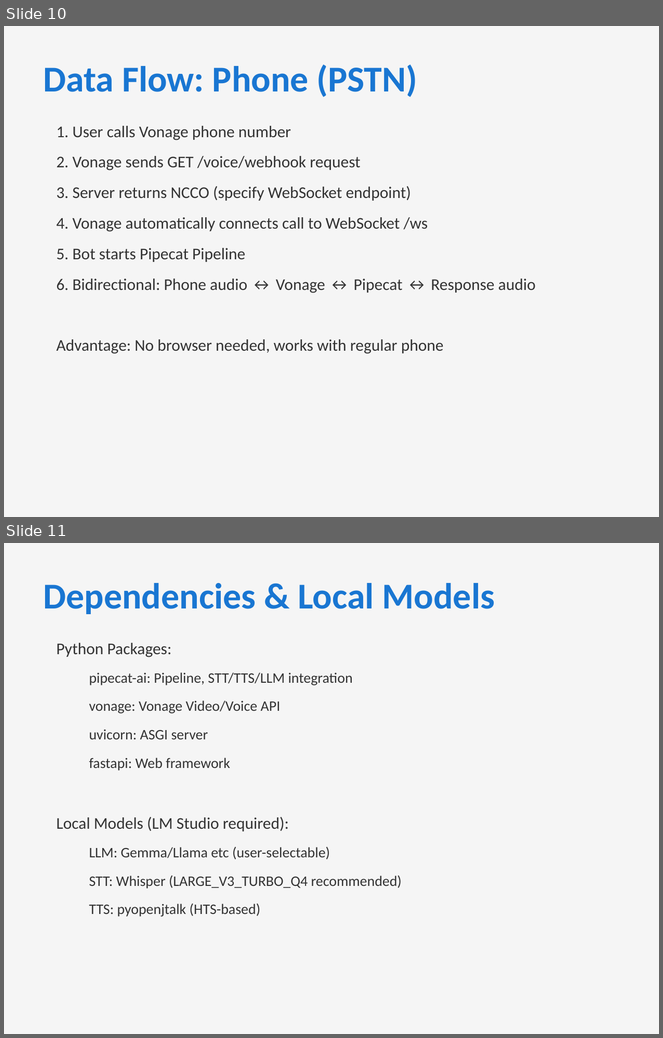
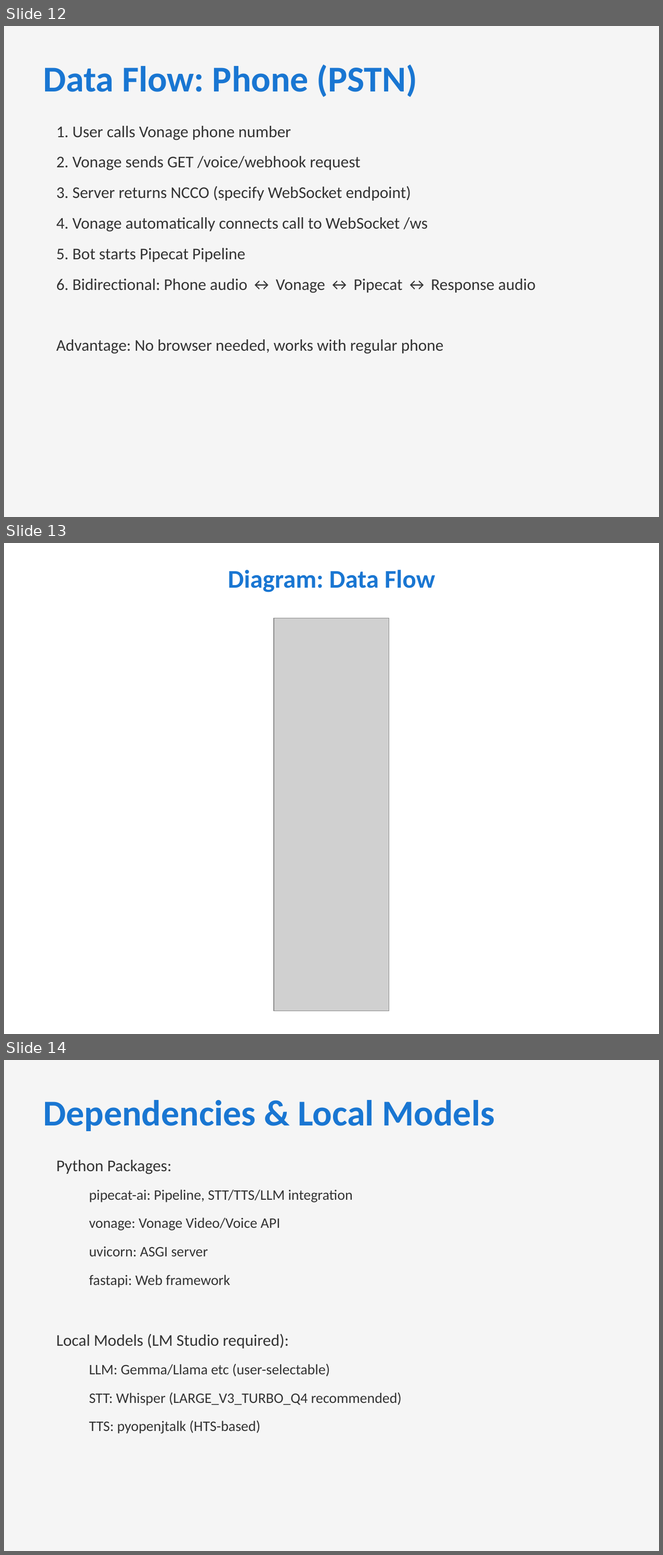
Before and after one commit to masayukimiyazawa/pipecat-voicebot-voiceapi-demo, a slide deck: doc/pipecat-voicebot-voiceapi-architecture.pptx. Shown one above the other, each under a label of ours: slides 10 and 11 before the commit, slides 12, 13 and 14 after it. The pictures are 663x1038 and 663x1555 pixels, drawn with LibreOffice and Linux fonts; fonts in the diff are those of the drawing; grey boxes stand for pictures. Boxes give left, top, right and bottom in pixels: in the first picture for what was removed or moved away, otherwise in the second. Text is boxed around its words. In the diff, an @@ line names an element or a change of style, - is before the commit and + after.

```diff
--- a/doc/pipecat-voicebot-voiceapi-architecture.pptx
+++ b/doc/pipecat-voicebot-voiceapi-architecture.pptx
@@ slide 13 added at (x1=4, y1=543, x2=659, y2=1034), background #FFFFFF @@
@@ text added at (x1=228, y1=570, x2=435, y2=592), 28 pt, text #1976D2, bold @@
+Diagram: Data Flow
@@ picture added at (x1=274, y1=618, x2=389, y2=1012) @@
@@ what was slide 10 is now slide 12 @@
@@ what was slide 11 is now slide 14 @@
```
Also in this commit, not shown: 2 other slides added, 13 other files.
